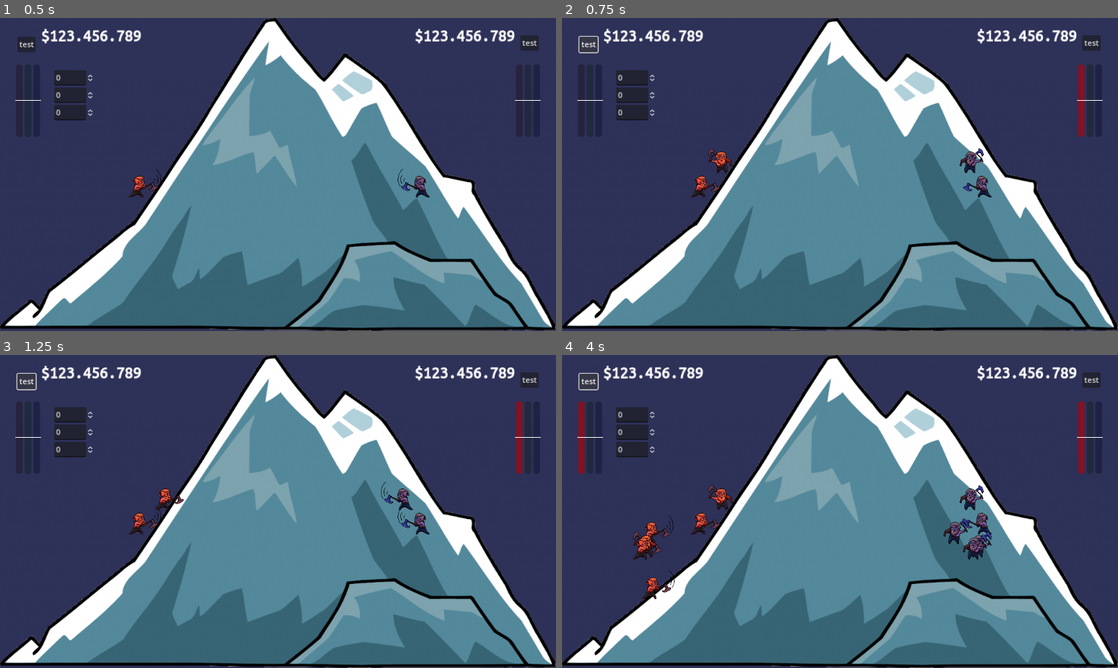
Above: before the commit, frames 1-4 (two rows, left to right).
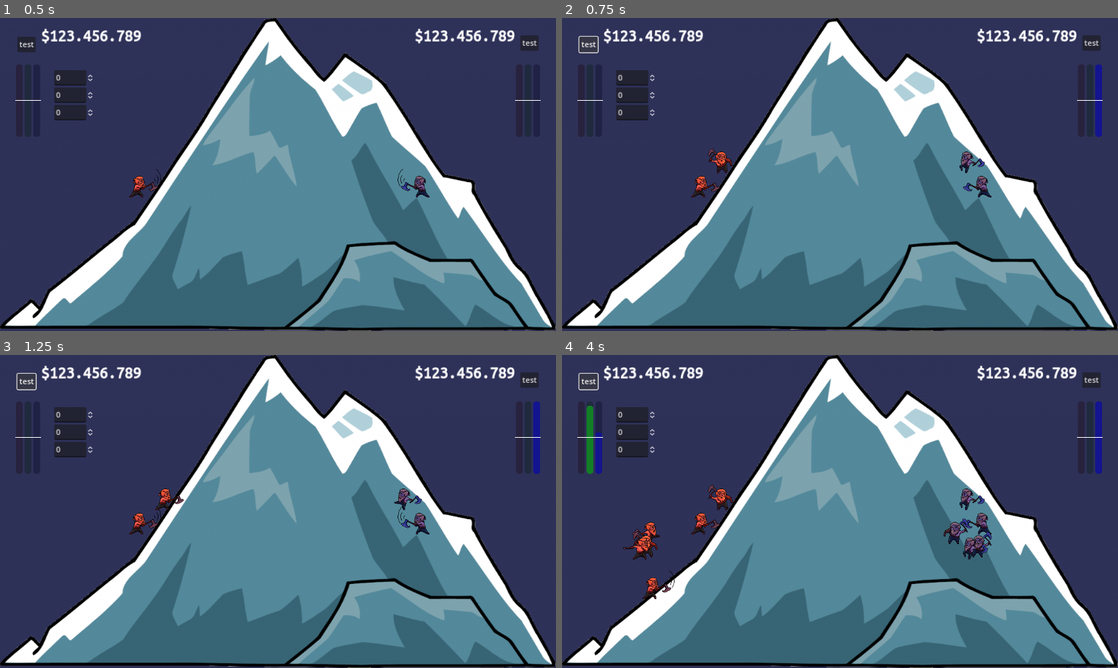
Above: after the commit, the same moments.

Repository: kwint/nfc-card-game
Game: Godot game, scene res://Scenes/Dashboard.tscn
Two runs of this game, one before a commit and one after it. Both use one fixed random seed, a clock stepped at 60 frames per second and the inputs below.
Inputs:
- Up to frame 1 (0.5 s): no input
- Up to frame 2 (0.75 s): click "test" at 0.5 s
- Up to frame 3 (1.25 s): no input
- Up to frame 4 (4 s): click "test" at 1.25 s; click "test" at 2 s; click "test" at 2.75 s; click "test" at 3.5 s

Frame 1 is identical in both runs. In frame 2, 0.8% of the frame differs, in the area x 71-98%, y 14-50%; in frame 3, 0.8%; in frame 4, 1.9%, in the area x 2-98%, y 14-66%.

Commit message:
Add basic miner types

Diff:
--- a/dashboard/Scenes/Miner.tscn
+++ b/dashboard/Scenes/Miner.tscn
@@ -1,11 +1,13 @@
-[gd_scene load_steps=2 format=3 uid="uid://dnds5cruhe2uo"]
+[gd_scene load_steps=3 format=3 uid="uid://dnds5cruhe2uo"]
 
+[ext_resource type="Script" path="res://Scripts/Miner.gd" id="1_61mcl"]
 [ext_resource type="SpriteFrames" uid="uid://cnyvuugqqjwti" path="res://Sprites/Miner/Miner.tres" id="1_dw4to"]
 
 [node name="Miner" type="Node2D"]
 position = Vector2(287, 405)
+script = ExtResource("1_61mcl")
 
-[node name="AnimatedSprite2D" type="AnimatedSprite2D" parent="."]
+[node name="Sprite" type="AnimatedSprite2D" parent="."]
 sprite_frames = ExtResource("1_dw4to")
 animation = &"miner2"
 autoplay = "miner1"
--- a/dashboard/Scripts/GameController.gd
+++ b/dashboard/Scripts/GameController.gd
@@ -19,5 +19,17 @@
 func _process(delta):
 	if randi() % 40 == 0:
 		var i = randi() % 2;
-		self.mines[i].add_miner();
-		self.levels[i].update_value1(self.mines[i].count() + 1);
+
+		var miner_type;
+		match randi() % 3:
+			0:
+				miner_type = Global.MinerType.MINER1;
+				self.levels[i].update_value1(self.mines[i].count() + 1);
+			1:
+				miner_type = Global.MinerType.MINER2;
+				self.levels[i].update_value2(self.mines[i].count() + 1);
+			_:
+				miner_type = Global.MinerType.MINER3;
+				self.levels[i].update_value3(self.mines[i].count() + 1);
+
+		self.mines[i].add_miner(miner_type);
--- /dev/null
+++ b/dashboard/Scripts/Global.gd
@@ -0,0 +1,3 @@
+class_name Global
+
+enum MinerType { MINER1, MINER2, MINER3 };
--- /dev/null
+++ b/dashboard/Scripts/Miner.gd
@@ -0,0 +1,21 @@
+extends Node2D
+
+@export var type: Global.MinerType = Global.MinerType.MINER1;
+
+@onready var sprite = $Sprite;
+
+# Called when the node enters the scene tree for the first time.
+func _ready():
+	self.update_miner_type(self.type);
+
+
+func update_miner_type(type: Global.MinerType):
+	match type:
+		Global.MinerType.MINER1:
+			self.sprite.animation = "miner1";
+		Global.MinerType.MINER2:
+			self.sprite.animation = "miner2";
+		Global.MinerType.MINER3:
+			self.sprite.animation = "miner3";
+		_:
+			assert(false, "unknown miner type");
--- a/dashboard/Scripts/MinerGrid.gd
+++ b/dashboard/Scripts/MinerGrid.gd
@@ -20,7 +20,7 @@
 	pass
 
 
-func add_miner():
+func add_miner(type: Global.MinerType = Global.MinerType.MINER1):
 	var miner = MINER_PREFAB.instantiate();
 	miner.position = self.get_miner_position(self.miners.size());
 
@@ -31,6 +31,9 @@
 		miner.modulate = self.color;
 
 	self.miners.append(miner);
+
+	miner.type = type;
+
 	self.add_child(miner);
 
 
